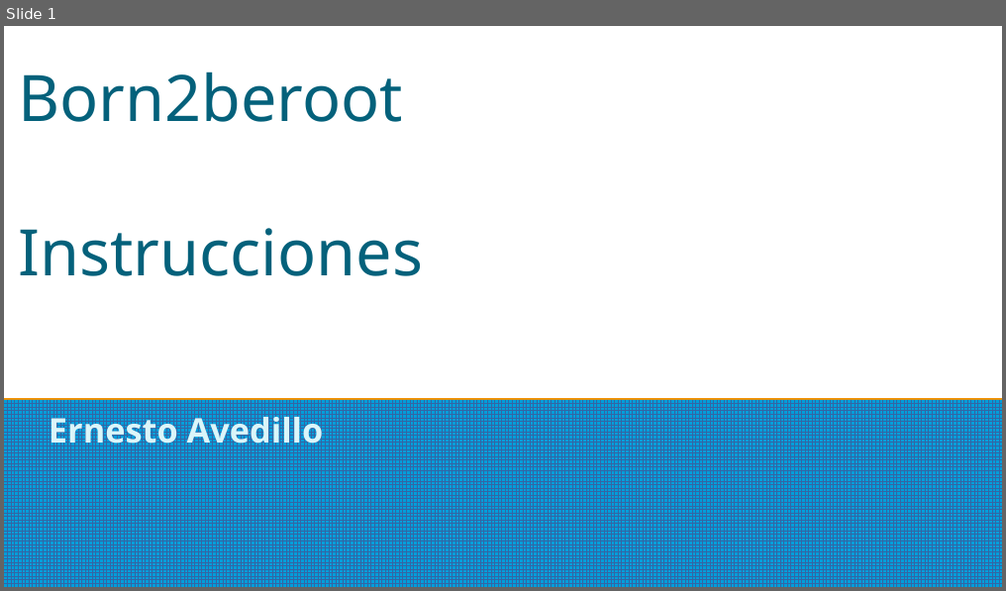
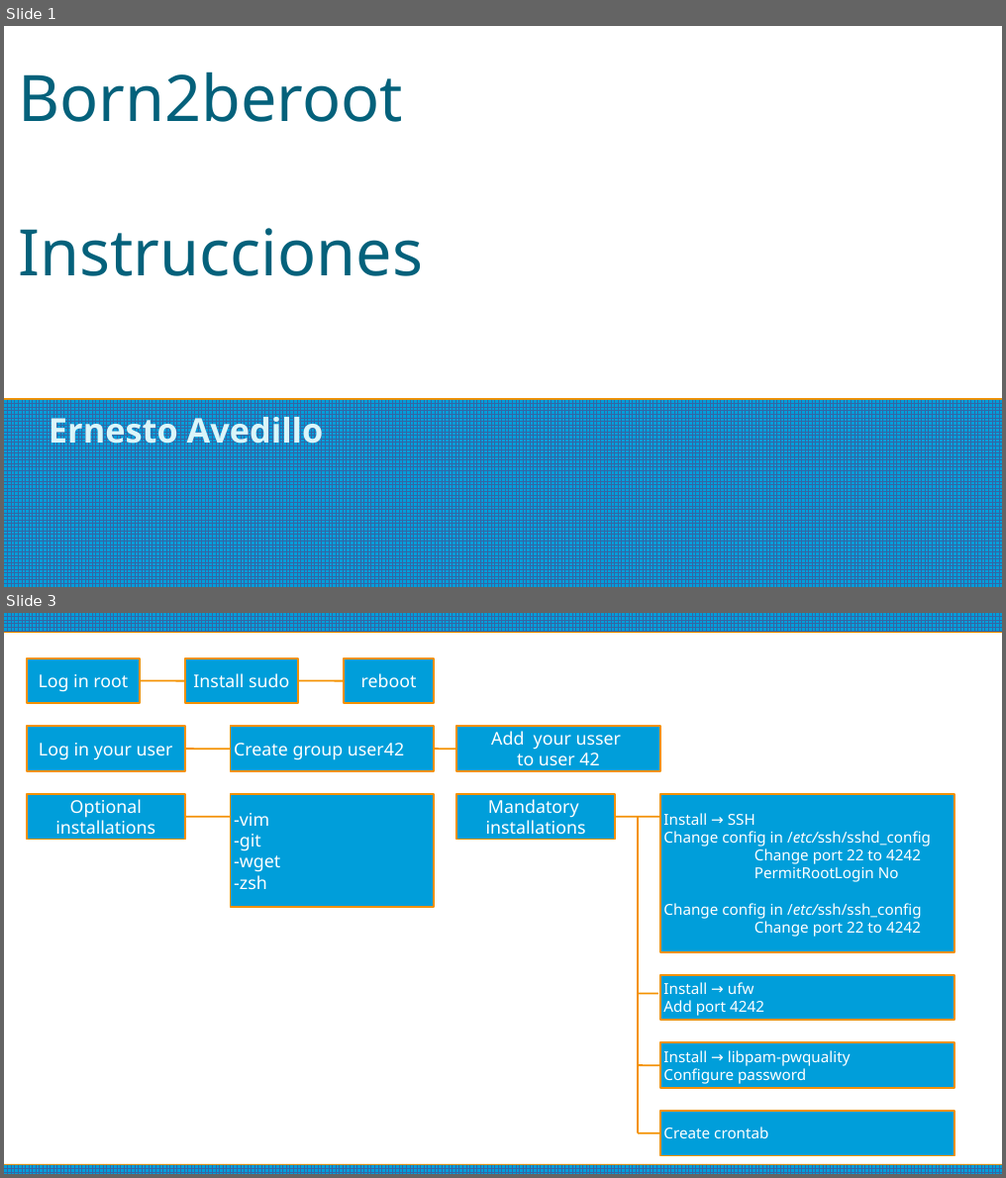
Before and after one commit to ErnestoAvedillo/42Barcelona, a slide deck: Born2beRoot/Comands to use.odp. Shown one above the other, each under a label of ours: slide 1 before the commit, slides 1 and 3 after it; the slides between them are not shown. The pictures are 1006x591 and 1006x1178 pixels, drawn with LibreOffice and Linux fonts; fonts in the diff are those of the drawing. Boxes give left, top, right and bottom in pixels: in the first picture for what was removed or moved away, otherwise in the second. Text is boxed around its words. In the diff, an @@ line names an element or a change of style, - is before the commit and + after.

```diff
--- a/Born2beRoot/Comands to use.odp
+++ b/Born2beRoot/Comands to use.odp
@@ slide 3 added at <box>4,613,1002,1174</box>, background #FFFFFF @@
@@ rectangle added at <box>4,613,1002,631</box>, fill pattern #3465A4 on #009EDA @@
@@ rectangle added at <box>27,659,140,703</box>, fill #009EDA, outline #F49100 1.42 pt, 14 pt, text #FFFFFF @@
+Log in root
@@ rectangle added at <box>185,659,298,703</box>, fill #009EDA, outline #F49100 1.42 pt, 14 pt, text #FFFFFF @@
+Install sudo
@@ rectangle added at <box>344,659,434,703</box>, fill #009EDA, outline #F49100 1.42 pt, 14 pt, text #FFFFFF @@
+reboot
@@ line added from (140, 681) to (185, 681), #F49100 1.42 pt @@
@@ line added from (298, 681) to (344, 681), #F49100 1.42 pt @@
@@ rectangle added at <box>27,726,185,771</box>, fill #009EDA, outline #F49100 1.42 pt, 14 pt, text #FFFFFF @@
+Log in your user
@@ rectangle added at <box>231,726,434,771</box>, fill #009EDA, outline #F49100 1.42 pt, 14 pt, text #FFFFFF @@
+Create group user42
@@ rectangle added at <box>456,726,660,771</box>, fill #009EDA, outline #F49100 1.42 pt, 14 pt, text #FFFFFF @@
+Add your usser
+to user 42
@@ line added from (185, 749) to (231, 749), #F49100 1.42 pt @@
@@ line added from (434, 749) to (456, 749), #F49100 1.42 pt @@
@@ rectangle added at <box>27,794,185,840</box>, fill #009EDA, outline #F49100 1.42 pt, 14 pt, text #FFFFFF @@
+Optional
+installations
@@ line added from (185, 817) to (231, 817), #F49100 1.42 pt @@
@@ rectangle added at <box>231,794,434,907</box>, fill #009EDA, outline #F49100 1.42 pt, 14 pt, text #FFFFFF @@
+-vim
+-git
+-wget
+-zsh
@@ rectangle added at <box>456,794,615,840</box>, fill #009EDA, outline #F49100 1.42 pt, 14 pt, text #FFFFFF @@
+Mandatory
+installations
@@ line added from (615, 817) to (660, 817), #F49100 1.42 pt @@
@@ line added from (638, 817) to (638, 1134), #F49100 1.42 pt @@
@@ rectangle added at <box>660,794,954,953</box>, fill #009EDA, outline #F49100 1.42 pt, 12 pt, text #FFFFFF @@
+Install → SSH
+Change config in /etc/ssh/sshd_config
+Change port 22 to 4242
+PermitRootLogin No
+Change config in /etc/ssh/ssh_config
+Change port 22 to 4242
@@ line added from (638, 994) to (658, 994), #F49100 1.42 pt @@
@@ rectangle added at <box>660,975,954,1021</box>, fill #009EDA, outline #F49100 1.42 pt, 12 pt, text #FFFFFF @@
+Install → ufw
+Add port 4242
@@ rectangle added at <box>660,1043,954,1088</box>, fill #009EDA, outline #F49100 1.42 pt, 12 pt, text #FFFFFF @@
+Install → libpam-pwquality
+Configure password
@@ line added from (638, 1065) to (660, 1065), #F49100 1.42 pt @@
@@ rectangle added at <box>660,1111,954,1157</box>, fill #009EDA, outline #F49100 1.42 pt, 12 pt, text #FFFFFF @@
+Create crontab
@@ line added from (638, 1134) to (660, 1134), #F49100 1.42 pt @@
@@ rectangle added at <box>4,1165,1002,1174</box>, fill pattern #3465A4 on #009EDA @@
```
Also in this commit, not shown: 1 slide changed, 6 other slides added, 1 slide removed, 1 other file.
